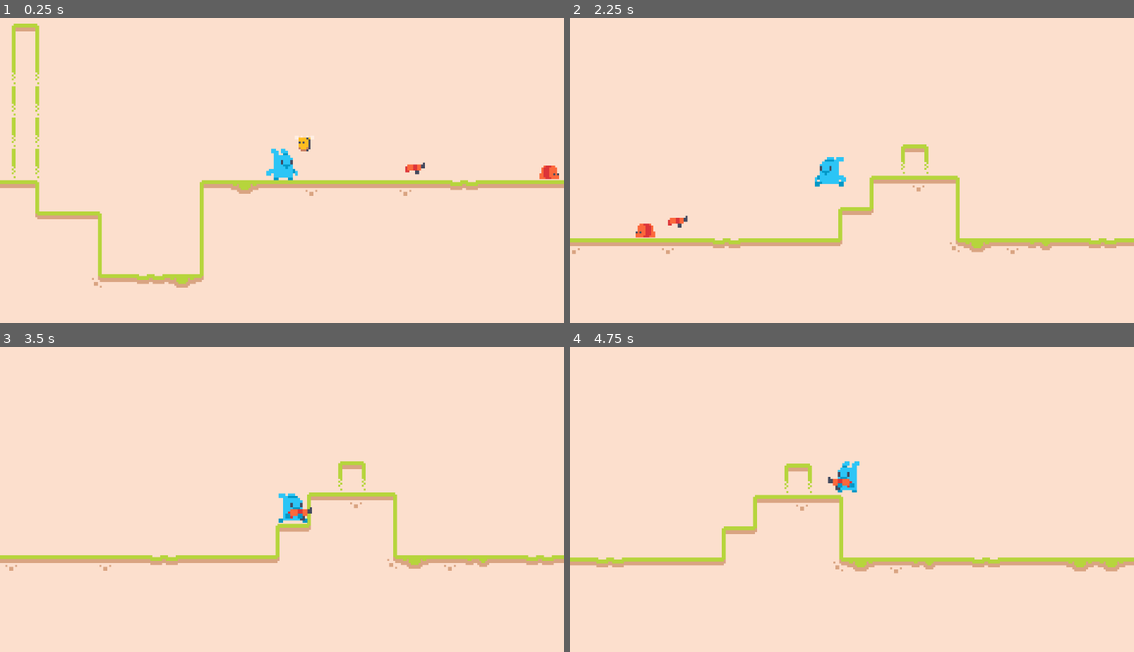
Above: before the commit, frames 1-4 (two rows, left to right).
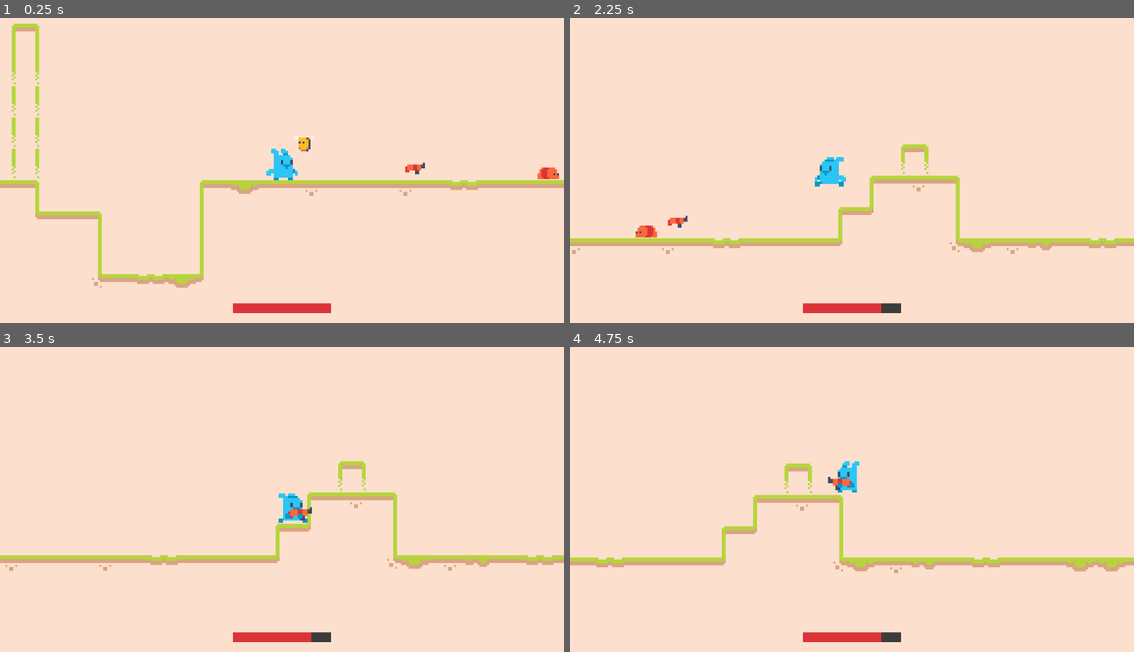
Above: after the commit, the same moments.

Repository: conor-wilson/dr-shrink
Game: Godot game, scene res://scenes/main.tscn
Same seed, same stepped clock (60 frames per second), same inputs: the game is played once before the commit and once after it. The engine's default icon, where the game draws it, is replaced by a stand-in: a white triangle on a blue panel in a dark square.
Inputs:
- Up to frame 1 (0.25 s): no input
- Up to frame 2 (2.25 s): hold Right (Right) 0.53-2.03 s; tap Space (Shoot) at 0.6, 1.35, 2.1 s; tap W (Jump) at 0.77, 1.52 s; hold Left (Left) from 2.03 s (still down)
- Up to frame 3 (3.5 s): release Left (Left) at 2.78 s; hold Right (Right) from 2.78 s (still down); tap Space (Shoot) at 2.85 s; tap W (Jump) at 3.02 s
- Up to frame 4 (4.75 s): tap Space (Shoot) at 3.6, 4.35 s; tap W (Jump) at 3.77, 4.52 s; release Right (Right) at 4.28 s; hold Left (Left) from 4.28 s (still down)

The runs differ from the first frame. In frame 1, 0.6% of the frame differs, in the area x 41-99%, y 48-97%; in frame 2, 0.6%; in frame 3, 0.6%; in frame 4, 0.6%.

Commit message:
Added health bar

Diff:
--- a/shrinker/shrinker/scenes/entities/bee.gd
+++ b/shrinker/shrinker/scenes/entities/bee.gd
@@ -39,7 +39,7 @@
 
 func _on_body_entered(body: Node2D) -> void:
 	if body is Player:
-		body.damage(1)
+		body.damage(20)
 
 func move(delta: float):
 
--- a/shrinker/shrinker/scenes/entities/player.gd
+++ b/shrinker/shrinker/scenes/entities/player.gd
@@ -10,7 +10,7 @@
 @export var glide_effect       := 0.5
 
 var has_gun : bool = false
-var health  : int  = 5
+var health  : int  = 100
 
 func _process(delta: float) -> void:
 	check_death()
@@ -113,7 +113,7 @@
 		return
 
 	# Damage the Player's health and check for death
-	health -= 1
+	health -= amount
 	check_death()
 
 	# Flicker the Player using the shader
--- a/shrinker/shrinker/scenes/entities/worm.gd
+++ b/shrinker/shrinker/scenes/entities/worm.gd
@@ -29,7 +29,7 @@
 
 func _on_body_entered(body: Node2D) -> void:
 	if body is Player:
-		body.damage(1)
+		body.damage(10)
 
 func move(delta:float):
 	position += direction * speed * delta
--- a/shrinker/shrinker/scenes/entities/worm.tscn
+++ b/shrinker/shrinker/scenes/entities/worm.tscn
@@ -43,7 +43,7 @@
 material = SubResource("ShaderMaterial_dhlhj")
 sprite_frames = SubResource("SpriteFrames_ix8ws")
 autoplay = "default"
-frame_progress = 0.795491
+frame_progress = 0.57532
 
 [node name="CollisionShape2D" type="CollisionShape2D" parent="."]
 rotation = 1.5708
--- a/shrinker/shrinker/scenes/main.tscn
+++ b/shrinker/shrinker/scenes/main.tscn
@@ -1,5 +1,6 @@
-[gd_scene load_steps=2 format=3 uid="uid://dvedm0us3v54"]
+[gd_scene load_steps=3 format=3 uid="uid://dvedm0us3v54"]
 
+[ext_resource type="PackedScene" uid="uid://c3jm7al5nk63m" path="res://scenes/ui/ui.tscn" id="2_03qlr"]
 [ext_resource type="PackedScene" uid="uid://2ia1drt3yu51" path="res://scenes/levels/level.tscn" id="2_aqpo2"]
 
 [node name="Main" type="Node"]
@@ -13,3 +14,5 @@
 color = Color(0.988235, 0.87451, 0.803922, 1)
 
 [node name="Level" parent="." instance=ExtResource("2_aqpo2")]
+
+[node name="UI" parent="." instance=ExtResource("2_03qlr")]
--- /dev/null
+++ b/shrinker/shrinker/scenes/ui/ui.gd
@@ -0,0 +1,6 @@
+extends CanvasLayer
+
+@onready var player:Player = get_tree().get_first_node_in_group('Player')
+
+func _process(delta: float) -> void:
+	$MarginContainer/ProgressBar.value = player.health
--- /dev/null
+++ b/shrinker/shrinker/scenes/ui/ui.tscn
@@ -0,0 +1,33 @@
+[gd_scene load_steps=4 format=3 uid="uid://c3jm7al5nk63m"]
+
+[ext_resource type="Script" path="res://scenes/ui/ui.gd" id="1_eydjb"]
+
+[sub_resource type="StyleBoxFlat" id="StyleBoxFlat_yutag"]
+bg_color = Color(0.233925, 0.233925, 0.233925, 1)
+
+[sub_resource type="StyleBoxFlat" id="StyleBoxFlat_hkoue"]
+bg_color = Color(0.862745, 0.203922, 0.223529, 1)
+
+[node name="CanvasLayer" type="CanvasLayer"]
+script = ExtResource("1_eydjb")
+
+[node name="MarginContainer" type="MarginContainer" parent="."]
+anchors_preset = 7
+anchor_left = 0.5
+anchor_top = 1.0
+anchor_right = 0.5
+anchor_bottom = 1.0
+offset_left = -20.0
+offset_top = -40.0
+offset_right = 20.0
+grow_horizontal = 2
+grow_vertical = 0
+theme_override_constants/margin_bottom = 10
+
+[node name="ProgressBar" type="ProgressBar" parent="MarginContainer"]
+custom_minimum_size = Vector2(200, 20)
+layout_mode = 2
+theme_override_styles/background = SubResource("StyleBoxFlat_yutag")
+theme_override_styles/fill = SubResource("StyleBoxFlat_hkoue")
+value = 30.0
+show_percentage = false
